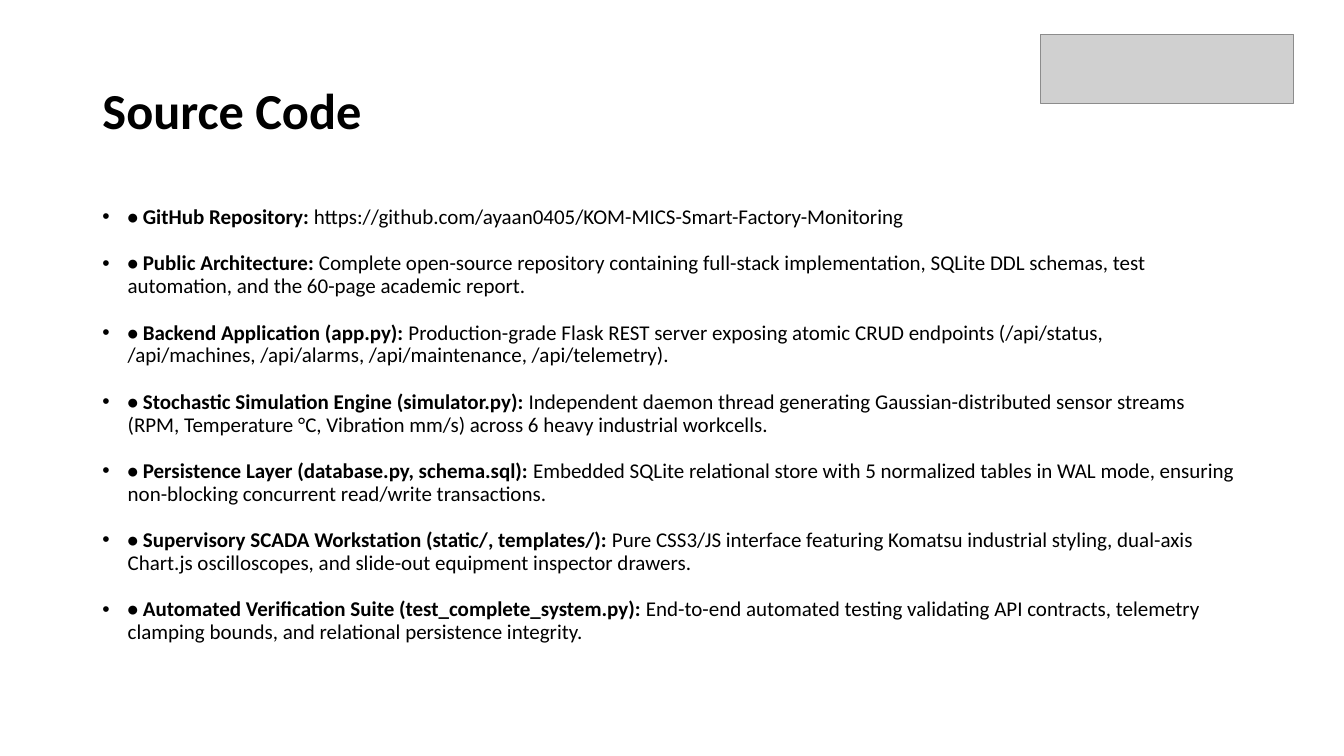
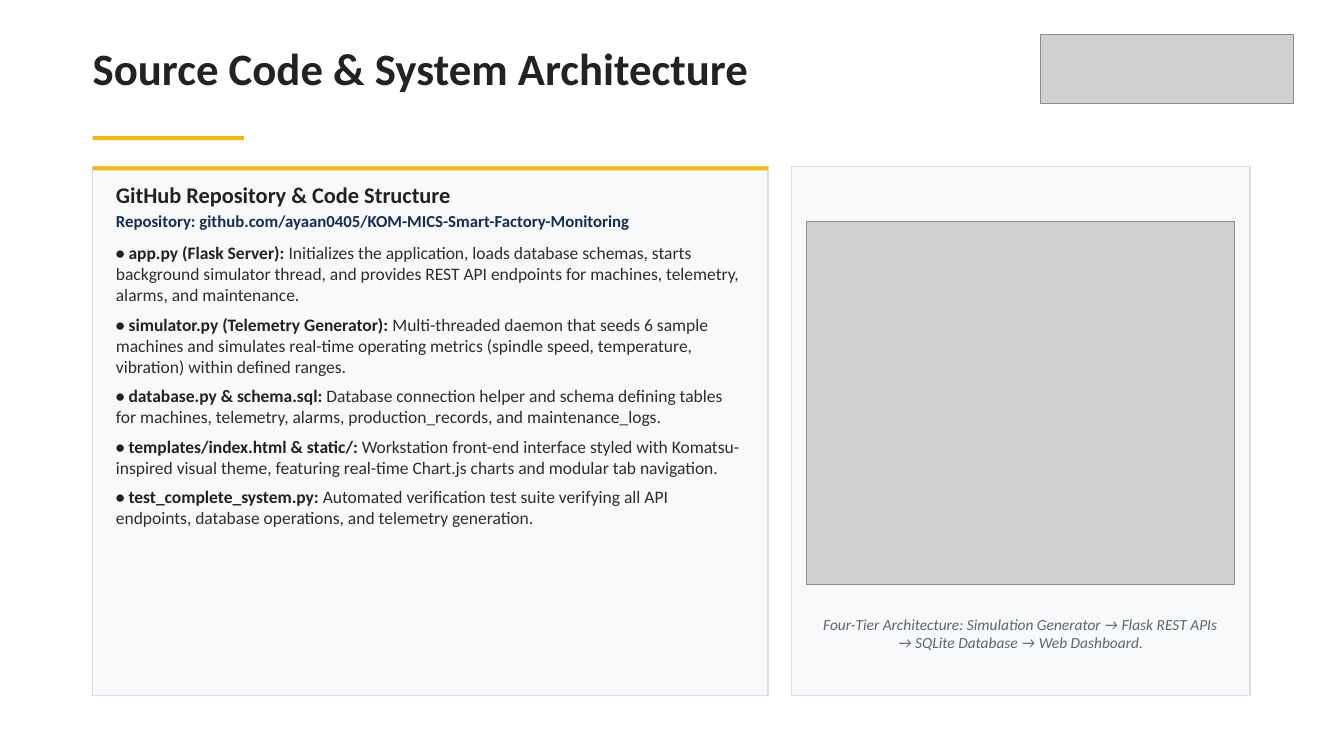
Before and after one commit to ayaan0405/KOM-MICS-Smart-Factory-Monitoring, a slide deck: slide 7 of SMART_FACTORY_MONITORING_SYSTEM_PRESENTATION.pptx. Drawn at 1344x756 pixels with LibreOffice and Linux fonts; fonts in the diff are those of the drawing; grey boxes stand for pictures. Boxes give left, top, right and bottom in pixels: in the first picture for what was removed or moved away, otherwise in the second. Text is boxed around its words. In the diff, an @@ line names an element or a change of style, - is before the commit and + after.

Commit message:
Refine 9-slide presentation: department exposure grid, single verified project, industrial aesthetics

```diff
--- a/SMART_FACTORY_MONITORING_SYSTEM_PRESENTATION.pptx
+++ b/SMART_FACTORY_MONITORING_SYSTEM_PRESENTATION.pptx
@@ text at box(93, 53, 748, 92): text changed; size 36 to 32 pt; text colour #000000 to #222222 @@
-Source Code
+Source Code & System Architecture
@@ text "Source Code & System Architecture" at box(93, 53, 748, 92): vertical alignment middle to top @@
@@ rectangle added at box(93, 136, 244, 140), fill #F5B800 @@
@@ rectangle added at box(93, 166, 768, 696), fill #F8F9FA, outline #DADEE4 1 pt @@
@@ rectangle added at box(93, 166, 768, 170), fill #F5B800 @@
@@ rectangle added at box(791, 166, 1250, 696), fill #F8F9FA, outline #DADEE4 1 pt @@
@@ text added at box(116, 187, 739, 527), 12.5 pt, text #2D2D2D @@
+GitHub Repository & Code Structure
+Repository: github.com/ayaan0405/KOM-MICS-Smart-Factory-Monitoring
+• app.py (Flask Server): Initializes the application, loads database schemas, starts background simulator thread, and provides REST API endpoints for machines, telemetry, alarms, and maintenance.
+• simulator.py (Telemetry Generator): Multi-threaded daemon that seeds 6 sample machines and simulates real-time operating metrics (spindle speed, temperature, vibration) within defined ranges.
+• database.py & schema.sql: Database connection helper and schema defining tables for machines, telemetry, alarms, production_records, and maintenance_logs.
+• templates/index.html & static/: Workstation front-end interface styled with Komatsu-inspired visual theme, featuring real-time Chart.js charts and modular tab navigation.
+• test_complete_system.py: Automated verification test suite verifying all API endpoints, database operations, and telemetry generation.
@@ text removed at box(128, 209, 1234, 643) @@
-• • GitHub Repository: https://github.com/ayaan0405/KOM-MICS-Smart-Factory-Monitoring
-• • Public Architecture: Complete open-source repository containing full-stack implementation, SQLite DDL schemas, test automation, and the 60-page academic report.
-• • Backend Application (app.py): Production-grade Flask REST server exposing atomic CRUD endpoints (/api/status, /api/machines, /api/alarms, /api/maintenance, /api/telemetry).
-• • Stochastic Simulation Engine (simulator.py): Independent daemon thread generating Gaussian-distributed sensor streams (RPM, Temperature °C, Vibration mm/s) across 6 heavy industrial workcells.
-• • Persistence Layer (database.py, schema.sql): Embedded SQLite relational store with 5 normalized tables in WAL mode, ensuring non-blocking concurrent read/write transactions.
-• • Supervisory SCADA Workstation (static/, templates/): Pure CSS3/JS interface featuring Komatsu industrial styling, dual-axis Chart.js oscilloscopes, and slide-out equipment inspector drawers.
-• • Automated Verification Suite (test_complete_system.py): End-to-end automated testing validating API contracts, telemetry clamping bounds, and relational persistence integrity.
@@ picture added at box(807, 222, 1235, 585) @@
@@ text added at box(823, 619, 1217, 650), 11 pt, text #5F6469, italic @@
+Four-Tier Architecture: Simulation Generator → Flask REST APIs → SQLite Database → Web Dashboard.
```
Also in this commit, not shown: 6 other slides changed, 2 slides added, 2 slides removed.
